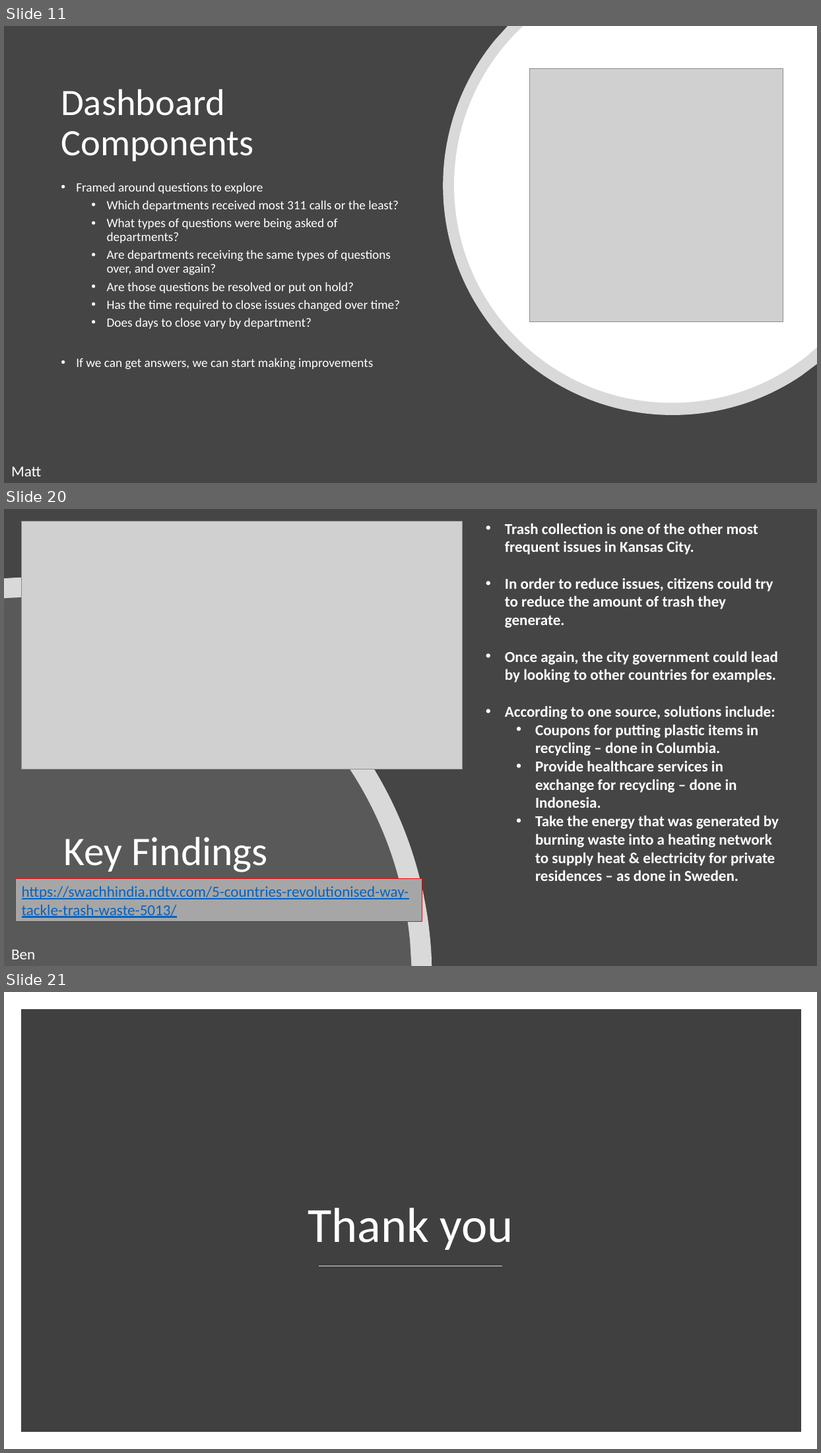
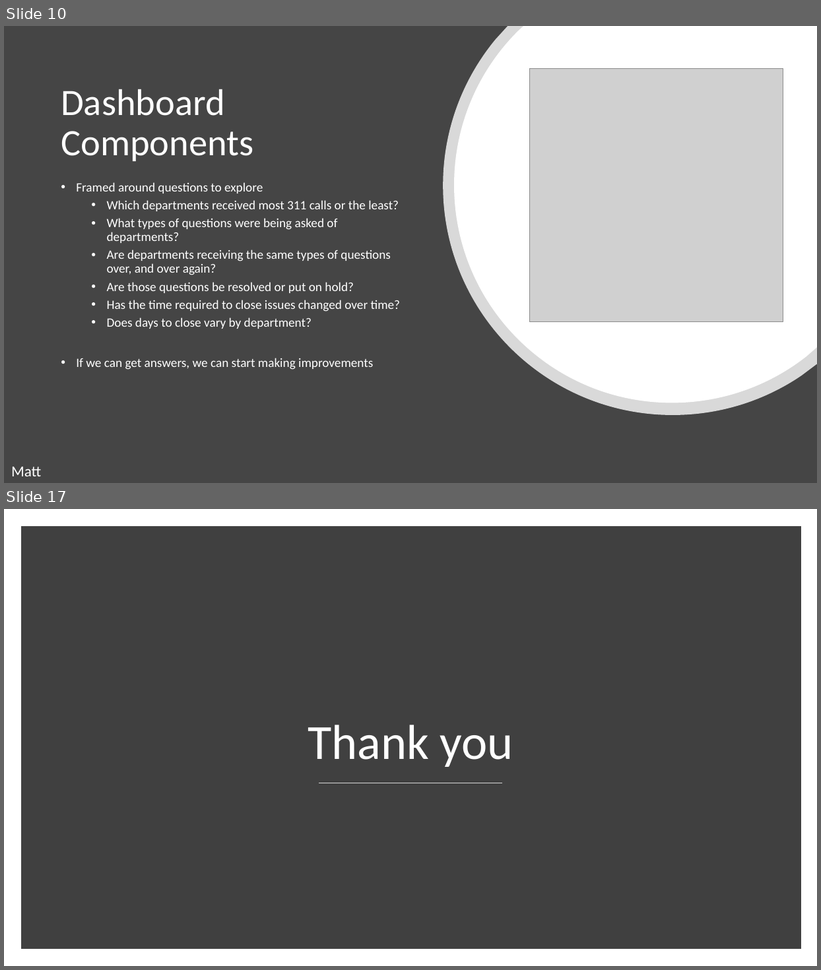
Before and after one commit to Sasmita28/city-service, a slide deck: BootcampProject2Presentation.pptx. Shown one above the other, each under a label of ours: slides 11, 20 and 21 before the commit, slides 10 and 17 after it; the slides between them are not shown. The pictures are 821x1453 and 821x970 pixels, drawn with LibreOffice and Linux fonts; fonts in the diff are those of the drawing; grey boxes stand for pictures. Boxes give left, top, right and bottom in pixels: in the first picture for what was removed or moved away, otherwise in the second. Text is boxed around its words. In the diff, an @@ line names an element or a change of style, - is before the commit and + after.

```diff
--- a/BootcampProject2Presentation.pptx
+++ b/BootcampProject2Presentation.pptx
@@ slide 20 removed at box(4, 509, 817, 966), background #454545 @@
@@ picture removed at box(21, 521, 463, 770) @@
@@ text removed at box(505, 524, 779, 881) @@
-• Trash collection is one of the other most frequent issues in Kansas City.
-• In order to reduce issues, citizens could try to reduce the amount of trash they generate.
-• Once again, the city government could lead by looking to other countries for examples.
-• According to one source, solutions include:
-  • Coupons for putting plastic items in recycling – done in Columbia.
-  • Provide healthcare services in exchange for recycling – done in Indonesia.
-  • Take the energy that was generated by burning waste into a heating network to supply heat & electricity for private residences – as done in Sweden.
@@ freeform shape removed at box(4, 578, 432, 966) @@
@@ freeform shape removed at box(4, 597, 411, 966) @@
@@ title removed at box(64, 837, 268, 873) @@
-Key Findings
@@ rectangle removed at box(16, 879, 422, 923) @@
-https://swachhindia.ndtv.com/5-countries-revolutionised-way-tackle-trash-waste-5013/
@@ text removed at box(11, 950, 35, 960) @@
-Ben
@@ what was slide 11 is now slide 10 @@
@@ what was slide 21 is now slide 17 @@
```
Also in this commit, not shown: 11 slides changed, 3 other slides removed, 8 other files.
